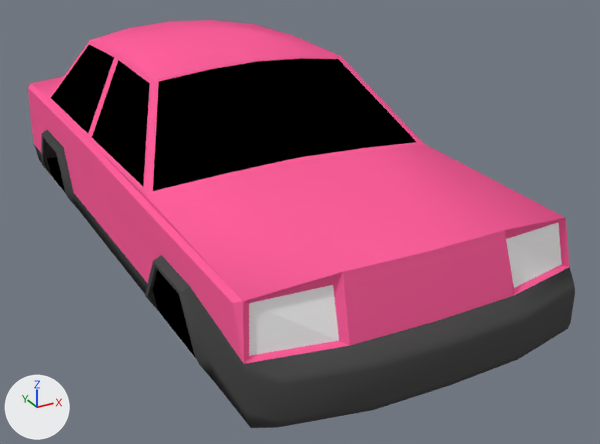
Before and after pictures for a commit that changed the Blender file TrafficVisualization/Assets/Models/Car.blend.
Both versions are drawn from a 50 mm camera at (-2.3, -5.03, 2.75) aimed at (0.26, -0.37, 0.42). Every picture has the same lights, and +X, +Y and +Z are marked at lower left.

The first picture shows 'Car'.
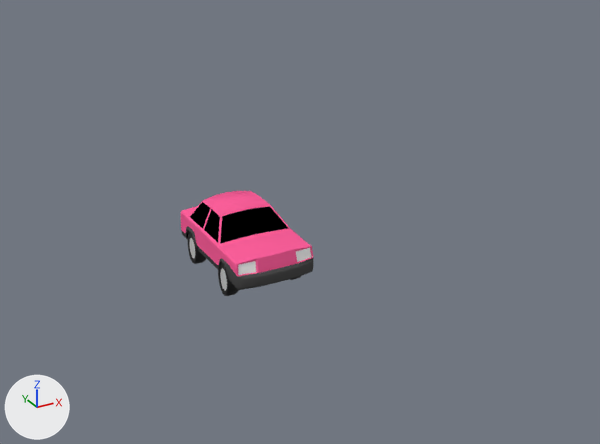
The edits, one by one:
Material 'Wheels.001' (mat_wheels_001) is new.
Its base color is (0.615, 0.615, 0.615) (light grey #cecece).
Material 'Tires.001' (mat_tires_001) is new.
Its base color is (0.0, 0.0, 0.0) (black #000000).
me_cube is used by ob_car; location (0.0, 0.0, 0.0).
me_cube had 285 vertices, 268 faces and spanned x -1.04..1.06, y -2.39..2.27, z 0.3..1.59.
me_cube now has 1565 vertices, 1172 faces and spans x -1.04..1.06, y -2.39..2.27, z -0.19..1.59.
me_cube part 1: 320 vertices added at x -1.02..-0.73, y -1.58..-0.83, z -0.19..0.69.
me_cube part 2: 320 vertices added at x -1.02..-0.73, y 0.83..1.58, z -0.19..0.69.
me_cube now uses material mat_tires_001 (black #000000).
me_cube now uses material mat_wheels_001 (light grey #cecece).
Object 'Car' (ob_car) is rescaled from (1.0, 1.0, 1.0) to (0.292, 0.238, 0.292).

What differs and where, as boxes [x1, y1, x2, y2] in the pictures (600 x 444 px):
'Car', reshaped, rescaled (76% narrower, 74% shorter): before [28, 20, 575, 428]; after [181, 191, 313, 296]
part 1 of me_cube, added: after [218, 262, 239, 296]
part 2 of me_cube, added: after [188, 232, 206, 264]
